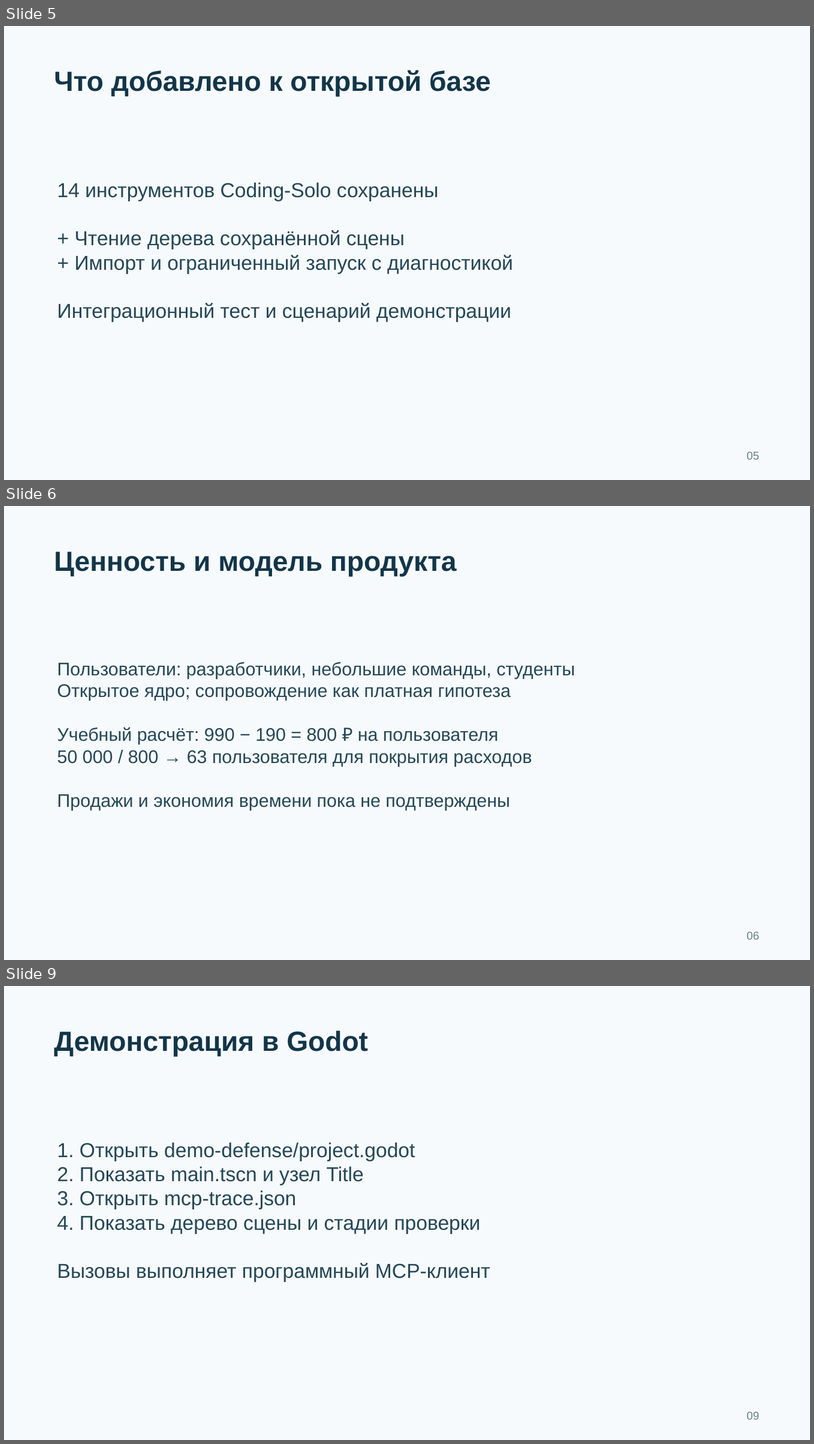
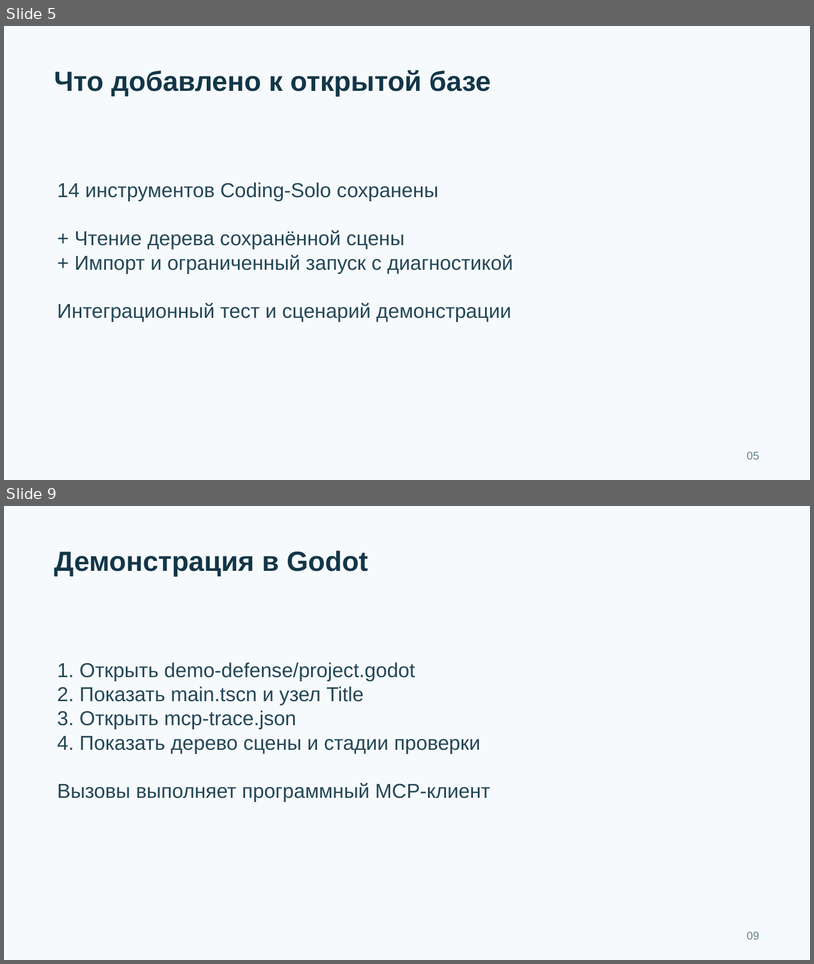
Before and after one commit to samarsky-gamedev/godot-mcp, a slide deck: materials/Защита.pptx. Shown one above the other, each under a label of ours: slides 5, 6 and 9 before the commit, slides 5 and 9 after it; the slides between them are not shown. The pictures are 814x1444 and 814x964 pixels, drawn with LibreOffice and Linux fonts; fonts in the diff are those of the drawing. Boxes give left, top, right and bottom in pixels: in the first picture for what was removed or moved away, otherwise in the second. Text is boxed around its words. In the diff, an @@ line names an element or a change of style, - is before the commit and + after.

```diff
--- a/materials/Защита.pptx
+++ b/materials/Защита.pptx
@@ slide 6 removed at [4,506,810,960], background #F7FAFC @@
@@ text removed at [54,552,457,577] @@
-Ценность и модель продукта
@@ text removed at [57,661,575,810] @@
-Пользователи: разработчики, небольшие команды, студенты
-Открытое ядро; сопровождение как платная гипотеза
-Учебный расчёт: 990 − 190 = 800 ₽ на пользователя
-50 000 / 800 → 63 пользователя для покрытия расходов
-Продажи и экономия времени пока не подтверждены
@@ text removed at [747,931,759,939] @@
-06
```
Also in this commit, not shown: 4 slides changed, 1 slide added, 12 other files.
